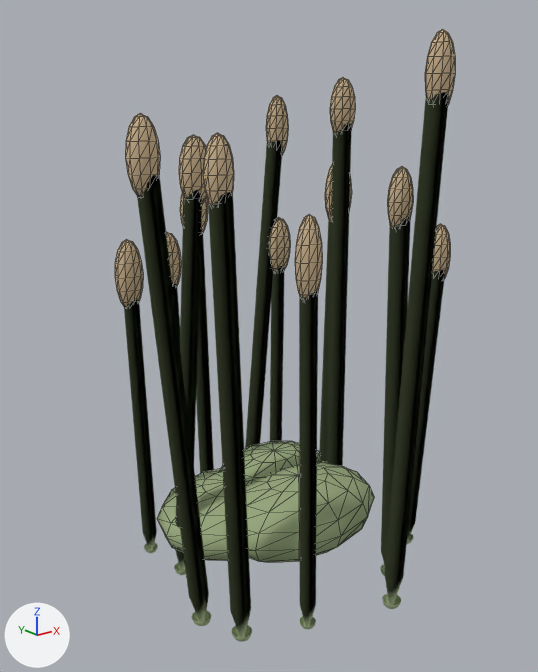
What one commit did to the glTF model public/art/reed-dense.glb.
Rendered twice from a 50 mm camera at (-0.613, -0.755, 0.635) aimed at (-0.013, -0.005, 0.335). The axes (+X, +Y, +Z) are drawn at lower left. The lights are the same throughout. The older version comes first. Mesh edges are drawn as thin lines on the coarser meshes. Where no turn or scale is listed for an object, it has been applied to the vertices. Vertices at exactly the same position are counted once.

The first picture shows 'heads', 'leaves', 'stems'.
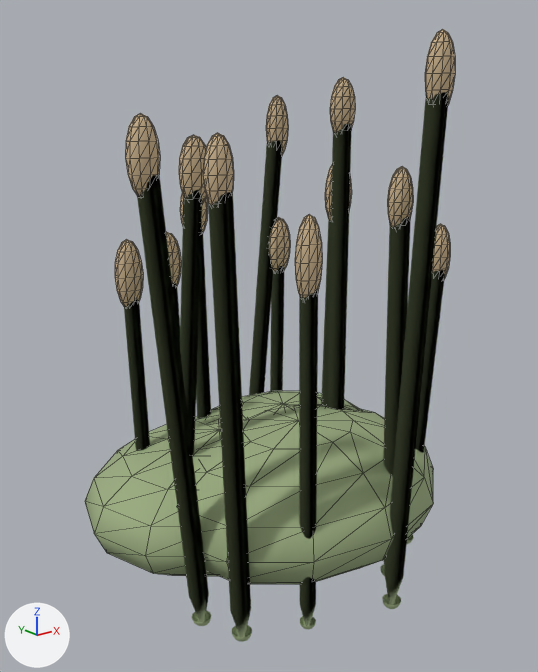
The change in detail:
me_mesh_2 is used by ob_leaves; location (0.0, 0.0, 0.0).
me_mesh_2 had 258 vertices, 504 faces and spanned x -0.16..0.15, y -0.12..0.14, z 0.01..0.128.
me_mesh_2 now has 258 vertices, 504 faces and spans x -0.26..0.24, y -0.21..0.22, z 0.01..0.21.
me_mesh_2 part 1: the loose piece of 86 vertices spanning x -0.11..0.15, y -0.12..0.06, z 0.015..0.125 is scaled about its middle by (1.69, 2, 1.82), then moved by (0.0, 0.0, 0.04).
me_mesh_2 part 2: the loose piece of 86 vertices spanning x -0.16..0.06, y -0.06..0.14, z 0.01..0.11 is scaled about its middle by (1.82, 1.7, 1.8), then moved by (-0.01, 0.01, 0.04).
me_mesh_2 part 3: the loose piece of 86 vertices spanning x -0.06..0.14, y -0.03..0.13, z 0.032..0.128 is scaled about its middle by (1.8, 2, 1.77), then moved by (0.01, -0.01, 0.04).

Boxes [x1, y1, x2, y2] around the edits, measured in the pictures (538 x 672 px; the box of a moved part takes in the faces that stretch with it):
'leaves', reshaped (60% wider, 59% taller)
    before: [157, 442, 374, 563]
    after: [85, 391, 433, 584]
part 1 of me_mesh_2, moved or reshaped
    before: [246, 462, 374, 563]
    after: [195, 405, 433, 584]
part 2 of me_mesh_2, moved or reshaped
    before: [157, 469, 247, 561]
    after: [85, 416, 221, 576]
part 3 of me_mesh_2, moved or reshaped
    before: [220, 442, 320, 483]
    after: [207, 391, 360, 424]
